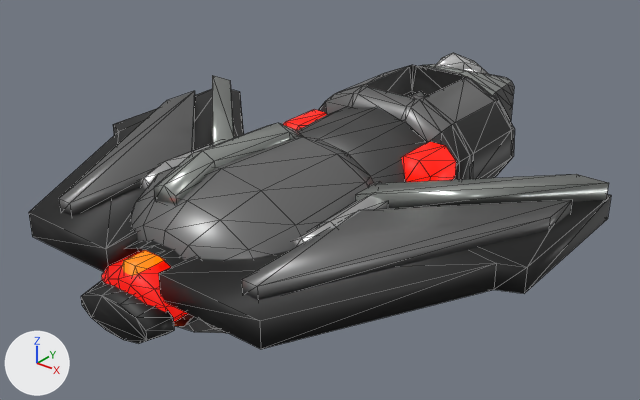
Two versions of the glTF model public/models/ships/ship-microcorp-stalker.glb, one commit apart.
One viewpoint serves both versions: a 50 mm lens placed at (1.68, -2.31, 1.31), pointed at (-0.12, -0.06, -0.09). Every picture has the same lights, and +X, +Y and +Z are marked at lower left. The first picture is the older version. Mesh edges are drawn as thin lines. Vertices at exactly the same position are counted once.

Names of what the first picture shows: 'ship-microcorp-stalker'.
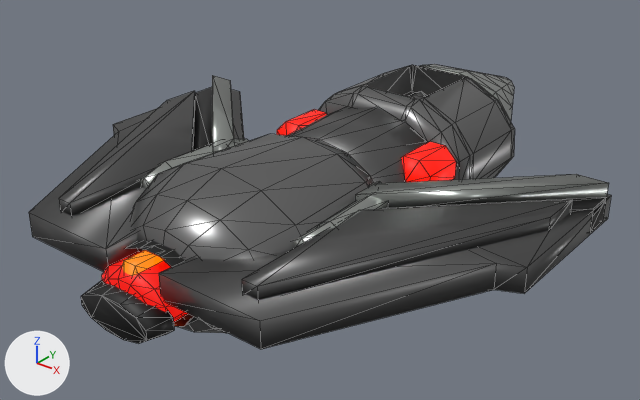
Location of each change, [x1, y1, x2, y2] in pixels of the pictures (640 x 400 px):
'ship-microcorp-stalker', reshaped
    before: [29, 53, 611, 349]
    after: [29, 64, 611, 349]
part 1 of me_ship_microcorp_stalker, deleted
    before: [154, 123, 303, 205]
part 2 of me_ship_microcorp_stalker, deleted
    before: [435, 53, 490, 75]
part 3 of me_ship_microcorp_stalker, added
    after: [193, 87, 606, 232]
part 4 of me_ship_microcorp_stalker, recoloured (grey to dark grey)
    both: [59, 91, 572, 300]
part 5 of me_ship_microcorp_stalker, recoloured
    both: [139, 143, 387, 247]
part 6 of me_ship_microcorp_stalker, edited (looks the same)
    both: [296, 107, 428, 183]
part 7 of me_ship_microcorp_stalker, recoloured (black to dark grey)
    both: [29, 89, 611, 349]
part 8 of me_ship_microcorp_stalker, recoloured (dark grey to grey)
    both: [318, 100, 515, 180]
part 9 of me_ship_microcorp_stalker, recoloured
    both: [421, 65, 514, 122]

The change in detail:
Material 'pal_7_ship-microcorp-stalker' (mat_pal_7_ship_microcorp_stalker) is new.
Its base color is (0.109, 0.109, 0.109) (dark grey #5d5d5d).
Its metallic is 0.7.
Its roughness is 0.38.
me_ship_microcorp_stalker is used by ob_ship_microcorp_stalker; location (0.0, 0.0, 0.0).
me_ship_microcorp_stalker had 571 vertices, 1048 faces and spanned x -0.9..0.82, y -1.07..1.2, z -0.25..0.29.
me_ship_microcorp_stalker no longer uses material mat_pal_14_ship_microcorp_stalker (white #e7e7e7).
me_ship_microcorp_stalker now has 549 vertices, 1004 faces and spans x -0.9..0.82, y -1.07..1.2, z -0.25..0.25.
me_ship_microcorp_stalker part 1: the loose piece of 24 vertices spanning x -0.16..-0.07, y -0.78..-0.2, z 0.14..0.29 is deleted.
me_ship_microcorp_stalker part 2: the loose piece of 14 vertices spanning x -0.14..-0.04, y 0.62..1.05, z 0.11..0.27 is deleted.
Part 3, on me_ship_microcorp_stalker:
8 vertices are added at x -0.9..0.82, y -0.47..0.09, z 0.03..0.11.
8 new vertices lie (0.0, 0.1, 0.0) away from vertices in x -0.9..0.82, y -0.47..0.09, z 0.03..0.11.
24 new faces join them, mat_pal_3_ship_microcorp_stalker (black #282828).
me_ship_microcorp_stalker part 4: 56 faces spanning x -0.85..0.77, y -0.92..0.49, z 0.09..0.2 switch from mat_pal_9_ship_microcorp_stalker (grey #797979) to mat_pal_7_ship_microcorp_stalker (dark grey #5d5d5d).
me_ship_microcorp_stalker part 5: 88 faces spanning x -0.42..0.34, y -0.65..-0.22, z 0.05..0.15 switch from mat_pal_12_ship_microcorp_stalker (grey #bababa) to mat_pal_11_ship_microcorp_stalker (grey #a2a6a2).
me_ship_microcorp_stalker part 6: 52 faces spanning x -0.33..0.25, y -0.2..0.21, z -0.2..0.22 switch from mat_pal_6_ship_microcorp_stalker (dark grey #515151) to mat_pal_7_ship_microcorp_stalker (dark grey #5d5d5d).
me_ship_microcorp_stalker part 7: 56 faces spanning x -0.9..0.82, y -0.98..0.23, z 0.02..0.1 switch from mat_pal_3_ship_microcorp_stalker (black #282828) to mat_pal_7_ship_microcorp_stalker (dark grey #5d5d5d).
me_ship_microcorp_stalker part 8: 120 faces spanning x -0.39..0.31, y 0.16..0.62, z -0.22..0.19 switch from mat_pal_4_ship_microcorp_stalker (dark grey #343434) to mat_pal_9_ship_microcorp_stalker (grey #797979).
me_ship_microcorp_stalker part 9: 91 faces spanning x -0.36..0.27, y 0.59..1.2, z -0.2..0.25 switch from mat_pal_4_ship_microcorp_stalker (dark grey #343434) to mat_pal_11_ship_microcorp_stalker (grey #a2a6a2).
